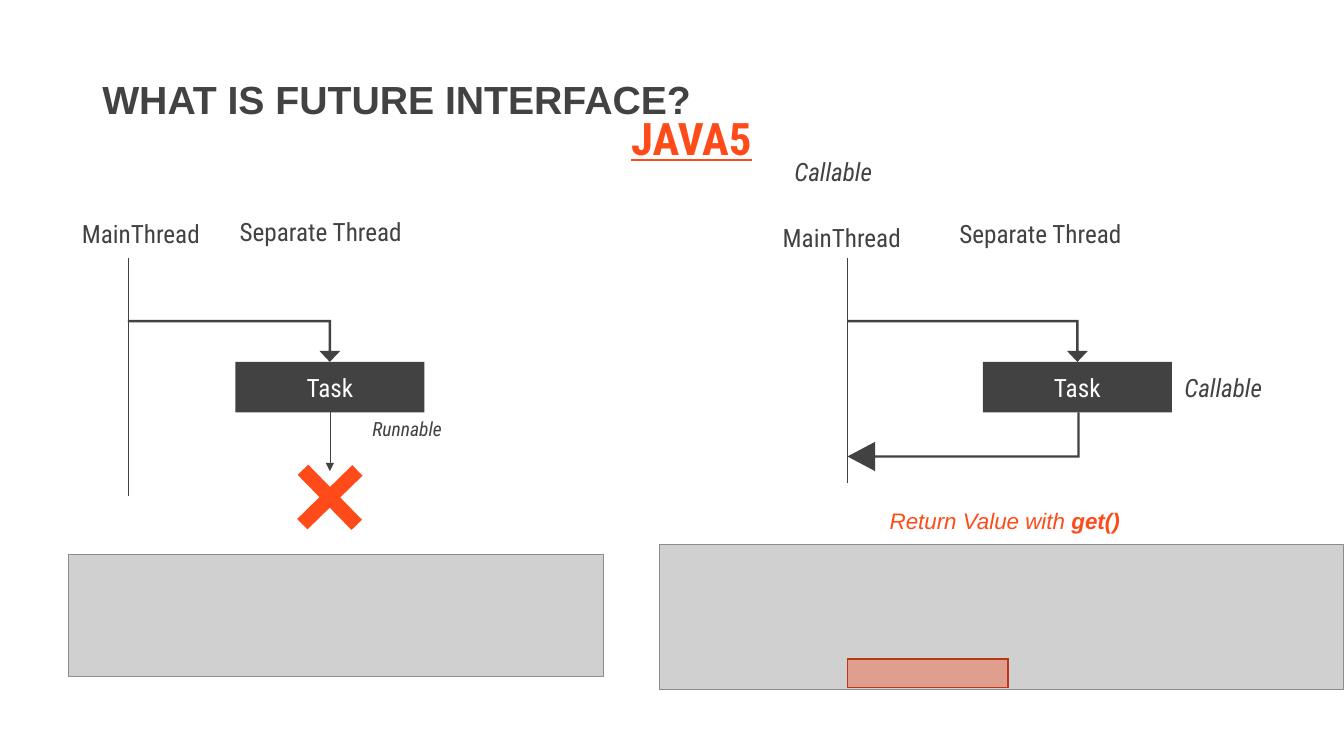
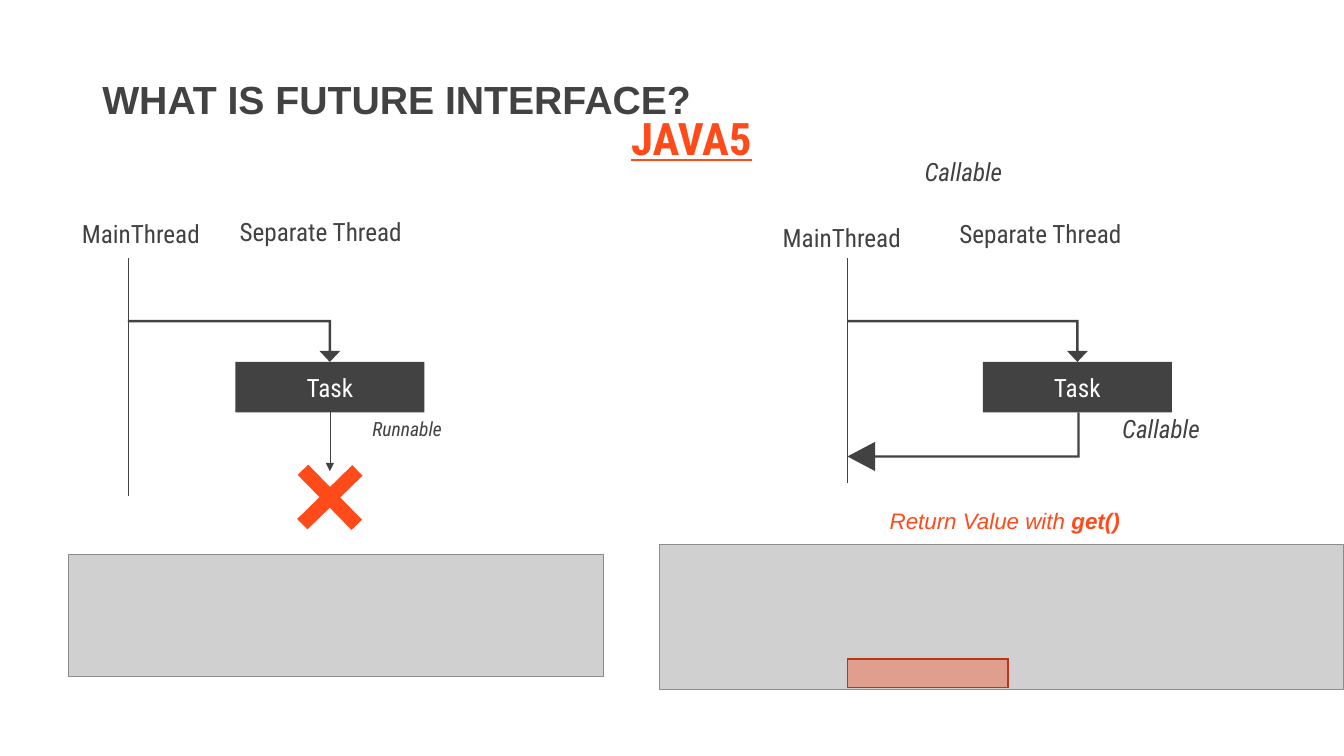
Before and after one commit to DevDay2019-AxonActive/DevDay2019---Advanced-Java, a slide deck: slide 3 of presentations/java_future.pptx. Drawn at 1344x756 pixels with LibreOffice and Linux fonts; fonts in the diff are those of the drawing; grey boxes stand for pictures; background and template pictures are left out. Boxes give left, top, right and bottom in pixels: in the first picture for what was removed or moved away, otherwise in the second. Text is boxed around its words. In the diff, an @@ line names an element or a change of style, - is before the commit and + after.

```diff
--- a/presentations/java_future.pptx
+++ b/presentations/java_future.pptx
@@ text "Callable": place and size @@
-text "Callable" at <box>794,162,872,182</box>
+text "Callable" at <box>925,162,1003,182</box>
@@ text "Callable": place and size @@
-text "Callable" at <box>1184,378,1262,398</box>
+text "Callable" at <box>1122,419,1200,439</box>
```
Also in this commit, not shown: 2 other slides changed, 1 slide removed.
